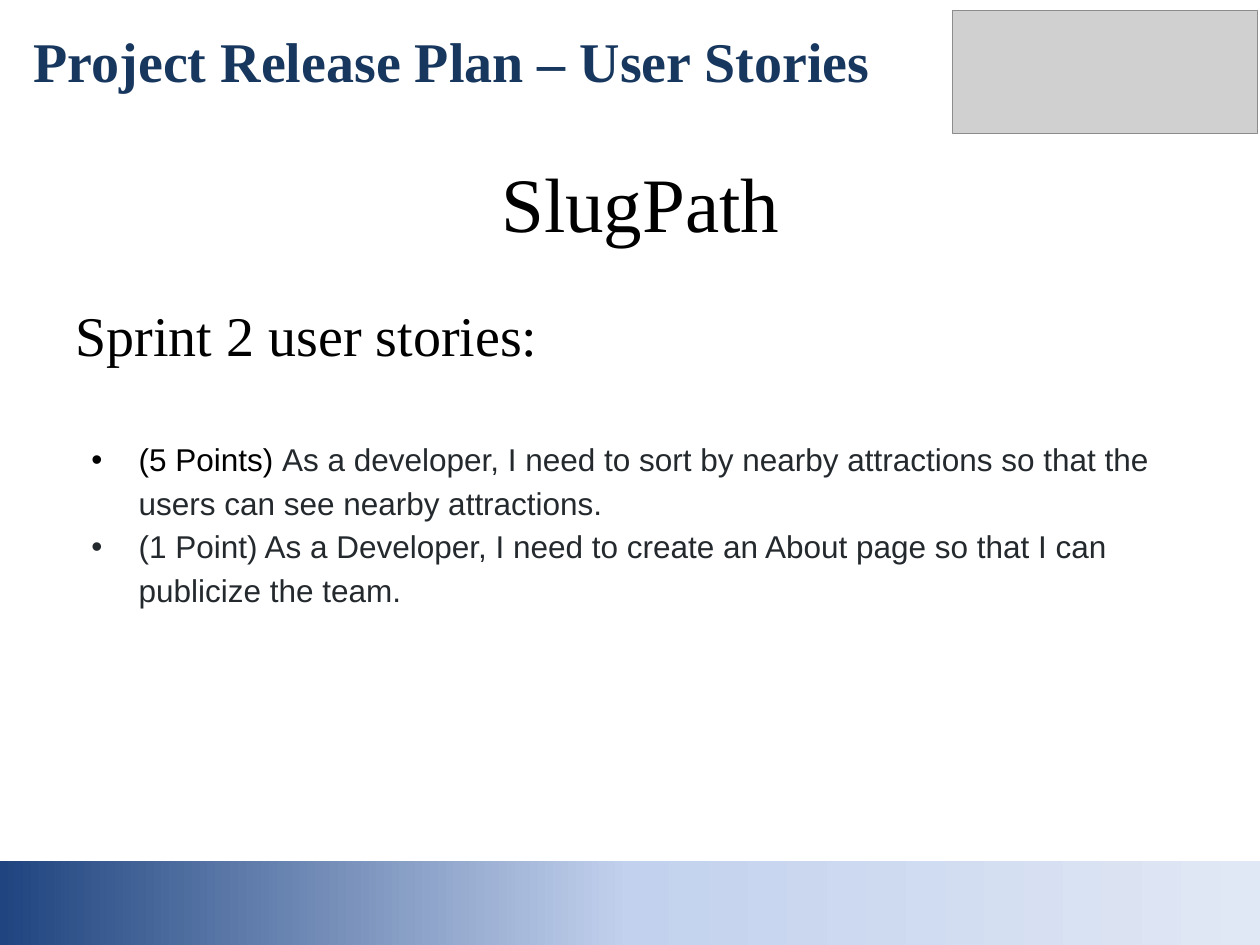
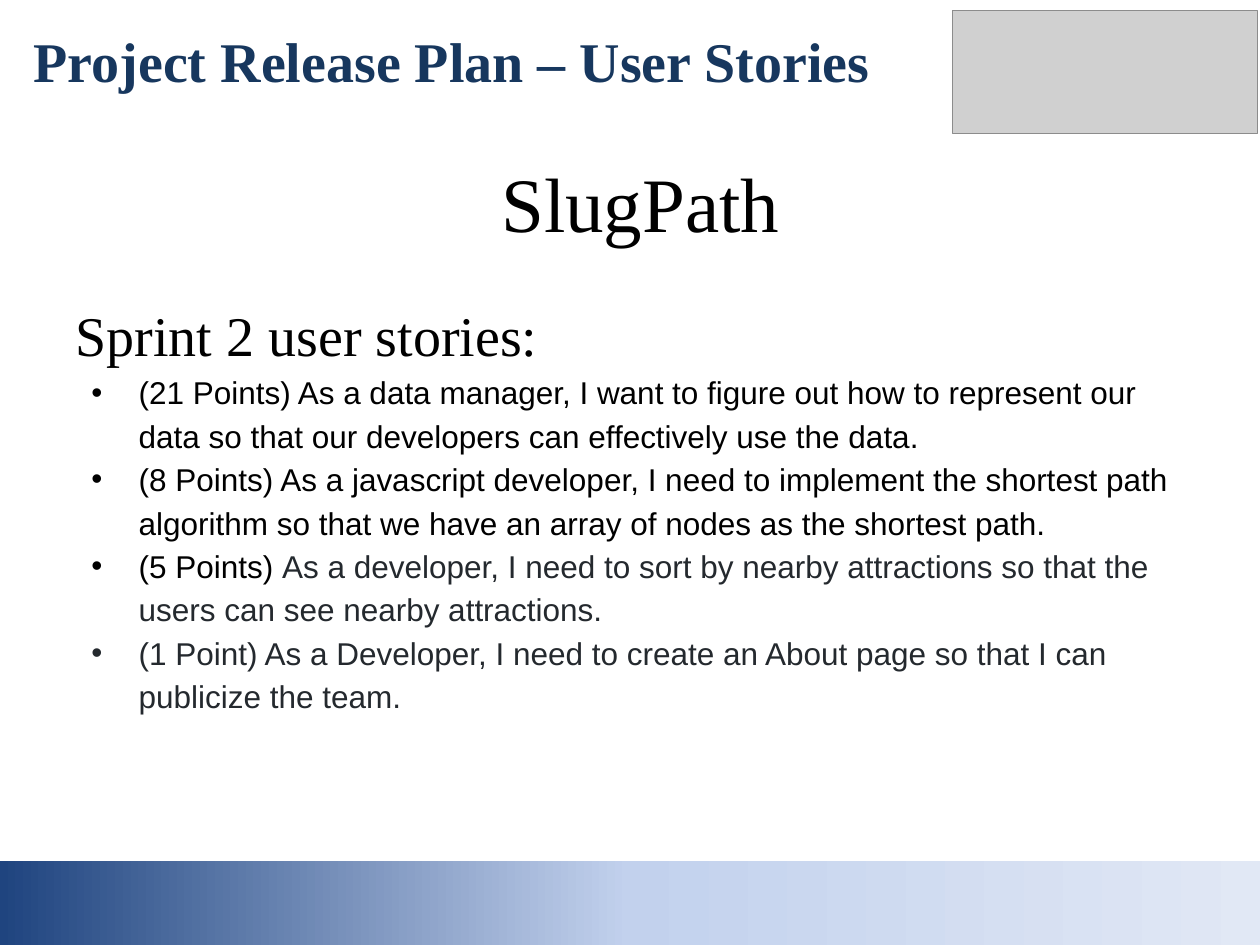
Before and after one commit to jpableo688/SlugPath, a slide deck: slide 4 of Documentation/Release Plan Presentation.pptx. Drawn at 1260x945 pixels with LibreOffice and Linux fonts; fonts in the diff are those of the drawing; grey boxes stand for pictures. Boxes give left, top, right and bottom in pixels: in the first picture for what was removed or moved away, otherwise in the second. Text is boxed around its words. In the diff, an @@ line names an element or a change of style, - is before the commit and + after.

```diff
--- a/Documentation/Release Plan Presentation.pptx
+++ b/Documentation/Release Plan Presentation.pptx
@@ text at [139,381,1167,541]: paragraphs added @@
+• (21 Points) As a data manager, I want to figure out how to represent our data so that our developers can effectively use the data.
+• (8 Points) As a javascript developer, I need to implement the shortest path algorithm so that we have an array of nodes as the shortest path.
```
Also in this commit, not shown: 1 other slide changed, 4 other files.
